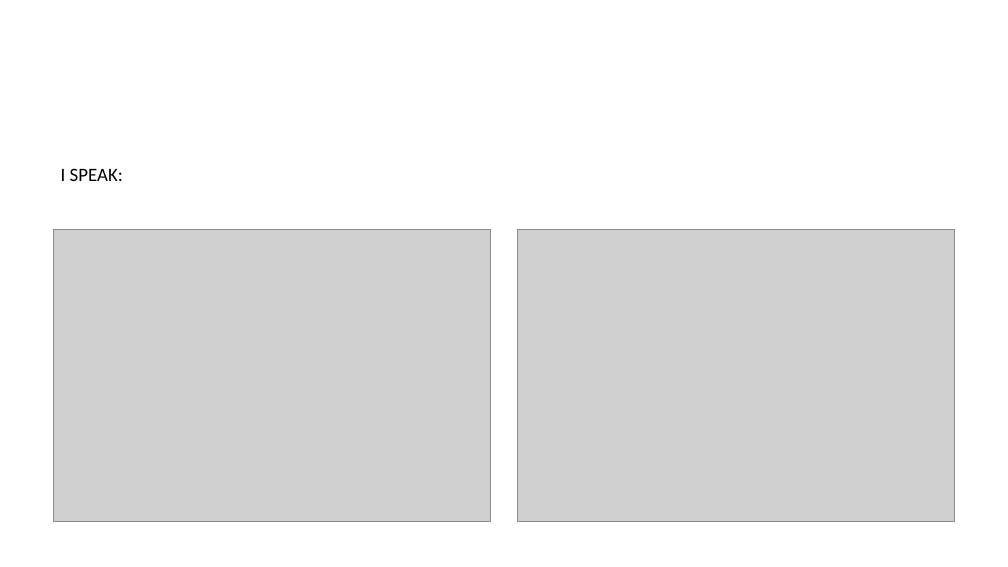
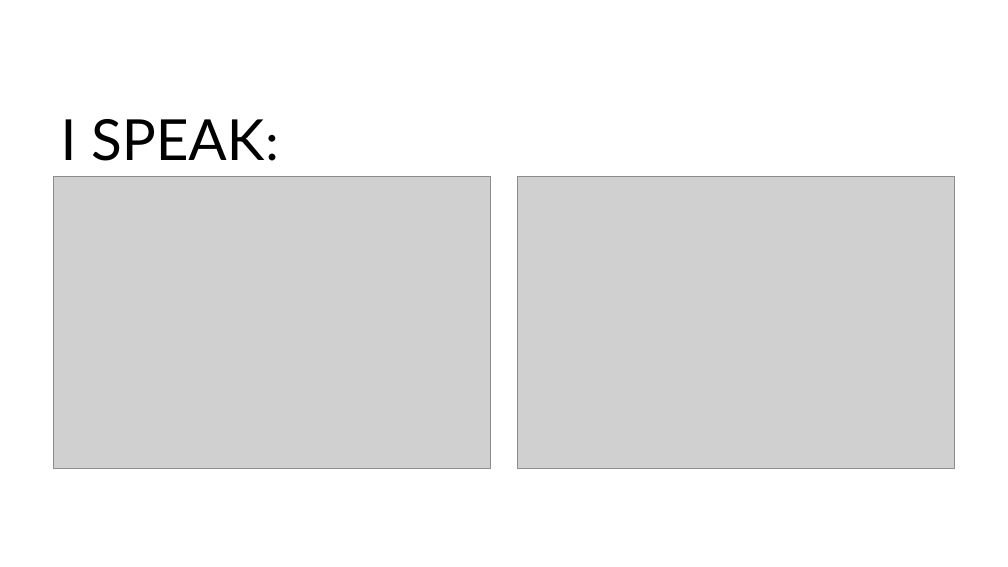
Before and after one commit to andresquez/WEB-PR3, a slide deck: slide 1 of Presentation1.pptx. Drawn at 1008x567 pixels with LibreOffice and Linux fonts; fonts in the diff are those of the drawing; grey boxes stand for pictures. Boxes give left, top, right and bottom in pixels: in the first picture for what was removed or moved away, otherwise in the second. Text is boxed around its words. In the diff, an @@ line names an element or a change of style, - is before the commit and + after.

```diff
--- a/Presentation1.pptx
+++ b/Presentation1.pptx
@@ text "I SPEAK:": place and size @@
-text "I SPEAK:" at [61,168,123,181]
+text "I SPEAK:" at [61,119,280,161]
@@ text "I SPEAK:" at [61,119,280,161]: size 18 to 54 pt; font Calibri to Lato in "I SPEAK:" @@
@@ picture: place and size @@
-picture at [53,230,491,522]
+picture at [53,177,491,469]
@@ picture: place and size @@
-picture at [517,230,955,522]
+picture at [517,177,955,469]
```
Also in this commit, not shown: 2 slides added, 3 other files.
